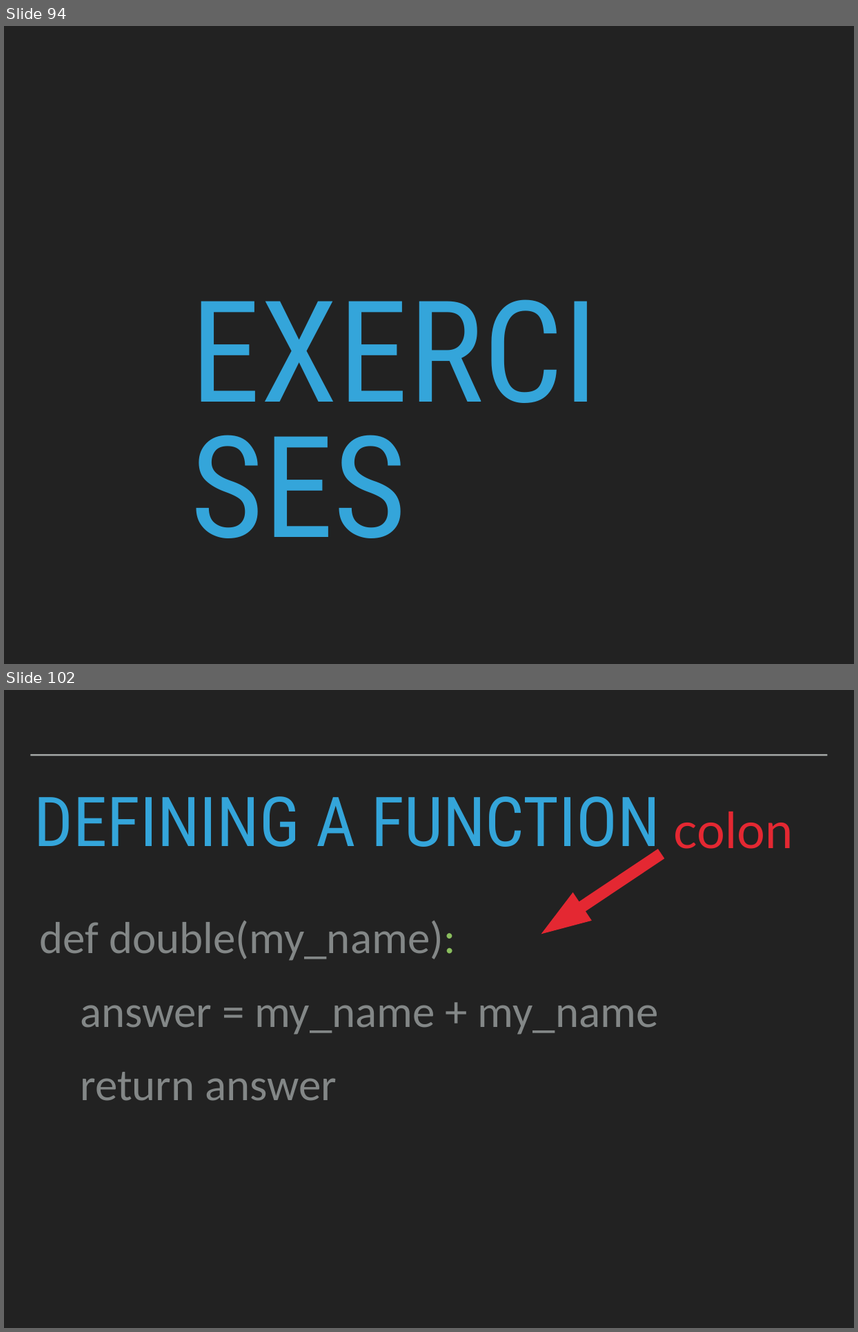
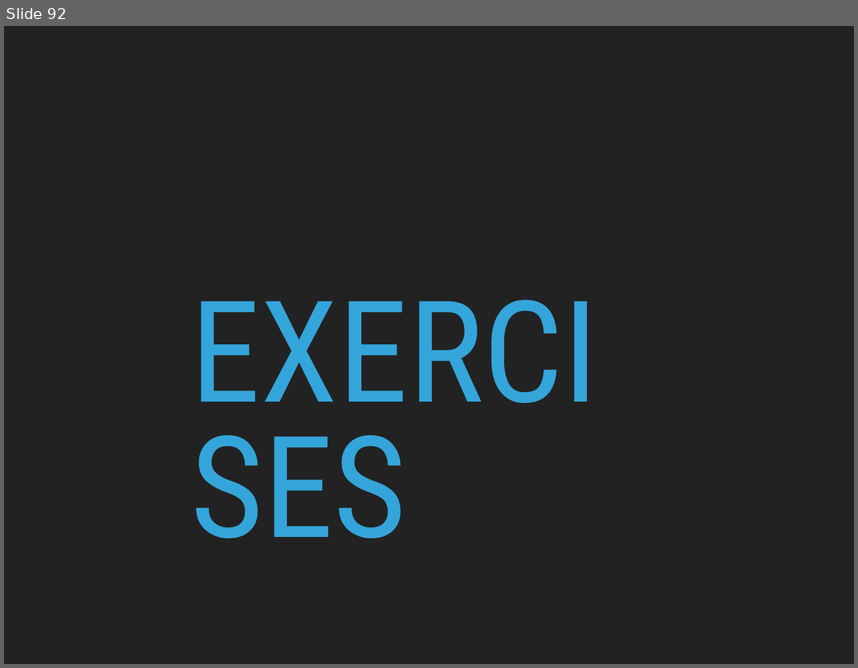
Before and after one commit to robcarrington/python-for-data-science, a slide deck: Session1/Session1_Slides.pptx. Shown one above the other, each under a label of ours: slides 94 and 102 before the commit, slide 92 after it; the slides between them are not shown. The pictures are 858x1332 and 858x668 pixels, drawn with LibreOffice and Linux fonts; fonts in the diff are those of the drawing. Boxes give left, top, right and bottom in pixels: in the first picture for what was removed or moved away, otherwise in the second. Text is boxed around its words. In the diff, an @@ line names an element or a change of style, - is before the commit and + after.

```diff
--- a/Session1/Session1_Slides.pptx
+++ b/Session1/Session1_Slides.pptx
@@ slide 102 removed at bbox=[4, 690, 854, 1328], background #222222 @@
@@ line removed from (30, 755) to (828, 755) @@
@@ title removed at bbox=[34, 796, 660, 862] @@
-DEFINING A FUNCTION
@@ text removed at bbox=[674, 811, 793, 849] @@
-colon
@@ right arrow removed at bbox=[532, 839, 671, 948] @@
@@ text removed at bbox=[40, 920, 659, 1101] @@
-def double(my_name):
-answer = my_name + my_name
-return answer
@@ what was slide 94 is now slide 92 @@
```
Also in this commit, not shown: 67 slides changed, 3 slides added, 19 other slides removed, 5 other files.
